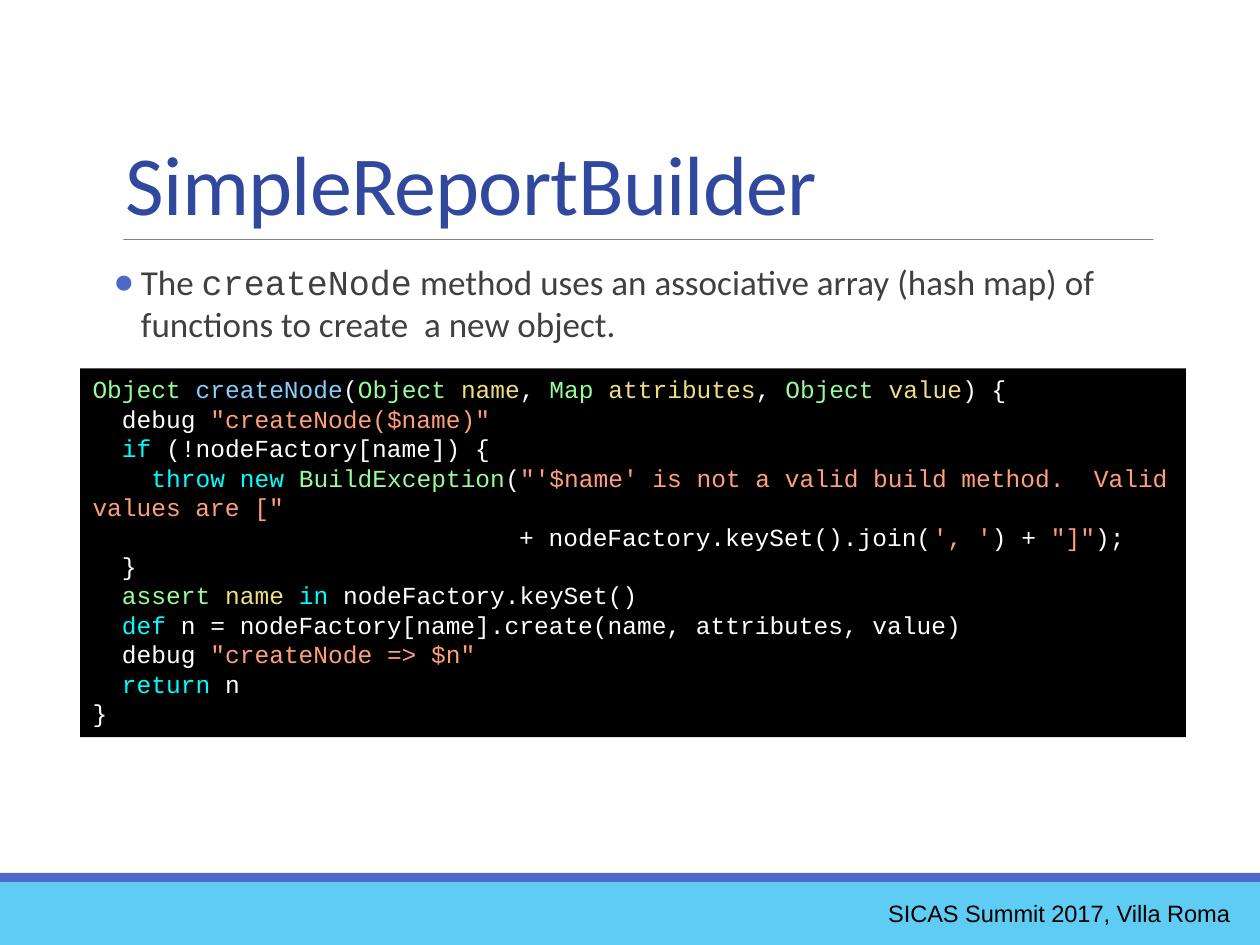
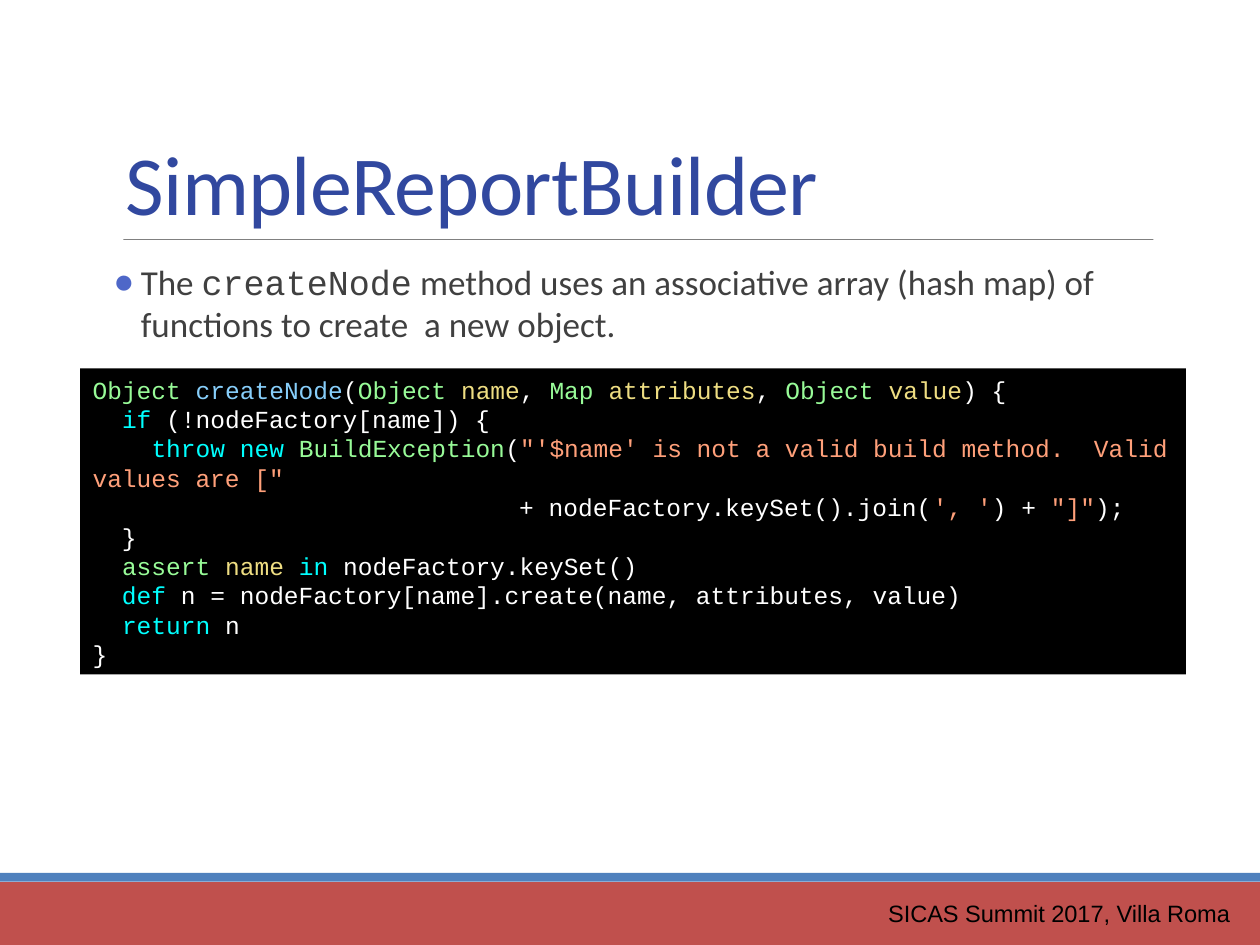
Before and after one commit to ewcole/simple_report, a slide deck: slide 35 of docs/SICAS_2017/Cole_Drop-In Reporting with Groovy.pptx. Drawn at 1260x945 pixels with LibreOffice and Linux fonts; fonts in the diff are those of the drawing. Boxes give left, top, right and bottom in pixels: in the first picture for what was removed or moved away, otherwise in the second. Text is boxed around its words. In the diff, an @@ line names an element or a change of style, - is before the commit and + after.

```diff
--- a/docs/SICAS_2017/Cole_Drop-In Reporting with Groovy.pptx
+++ b/docs/SICAS_2017/Cole_Drop-In Reporting with Groovy.pptx
@@ rectangle "Object createNode(Object name, Map attributes, ...": place and size @@
-rectangle "Object createNode(Object name, Map attributes, ..." at [81,368,1187,737]
+rectangle "Object createNode(Object name, Map attributes, ..." at [81,368,1187,674]
@@ rectangle "Object createNode(Object name, Map attributes, ..." at [81,368,1187,674]: less space between paragraphs @@
@@ text in rectangle at [122,410,490,433]: paragraph removed @@
-debug "createNode($name)"
@@ text in rectangle at [122,645,475,668]: paragraph removed @@
-debug "createNode => $n"
@@ rectangle at [0,882,1260,945]: fill #5ECCF3 to #C0504D @@
@@ rectangle at [0,873,1260,882]: fill #4E67C8 to #4F81BD @@
```
Also in this commit, not shown: 45 other slides changed, 1 other file.
